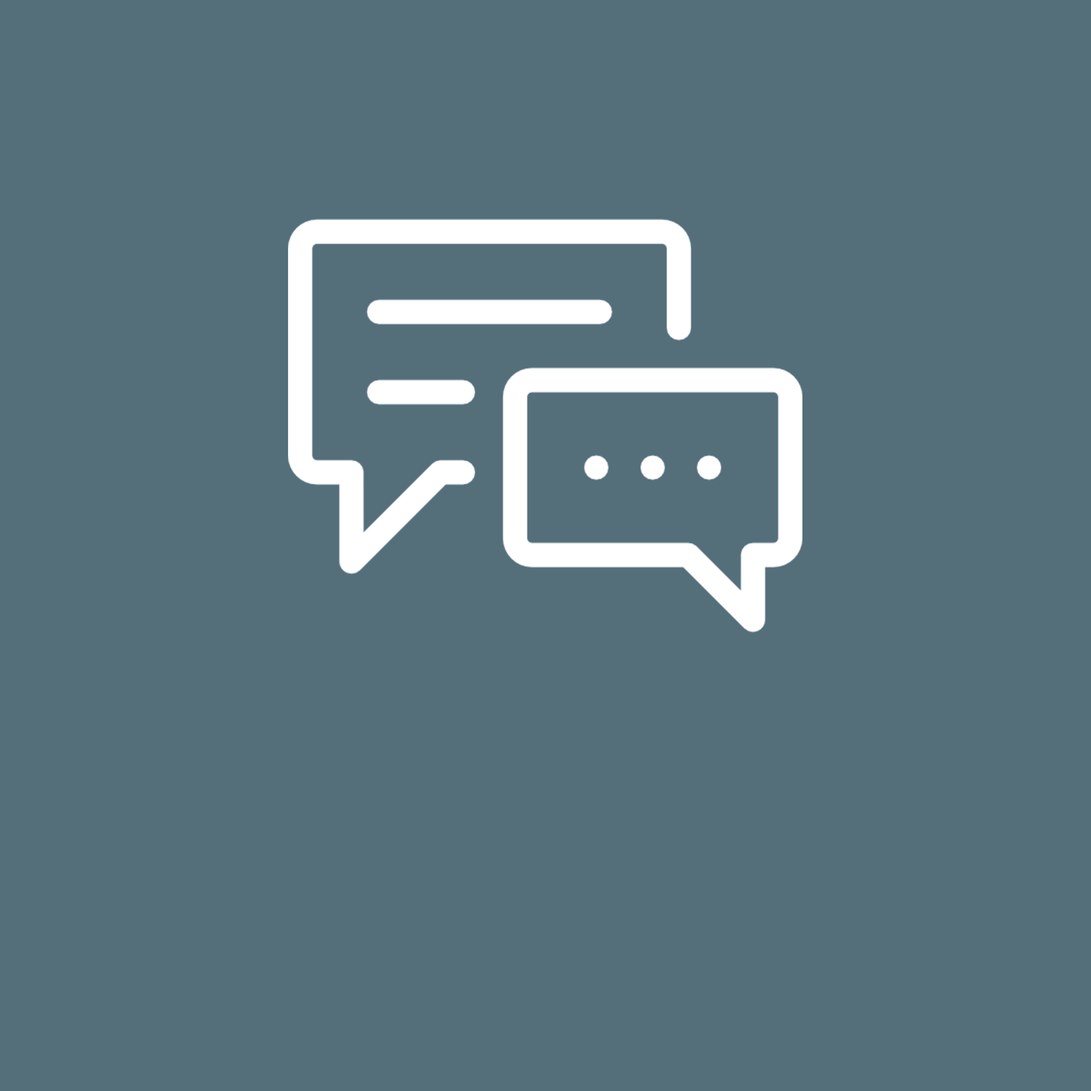
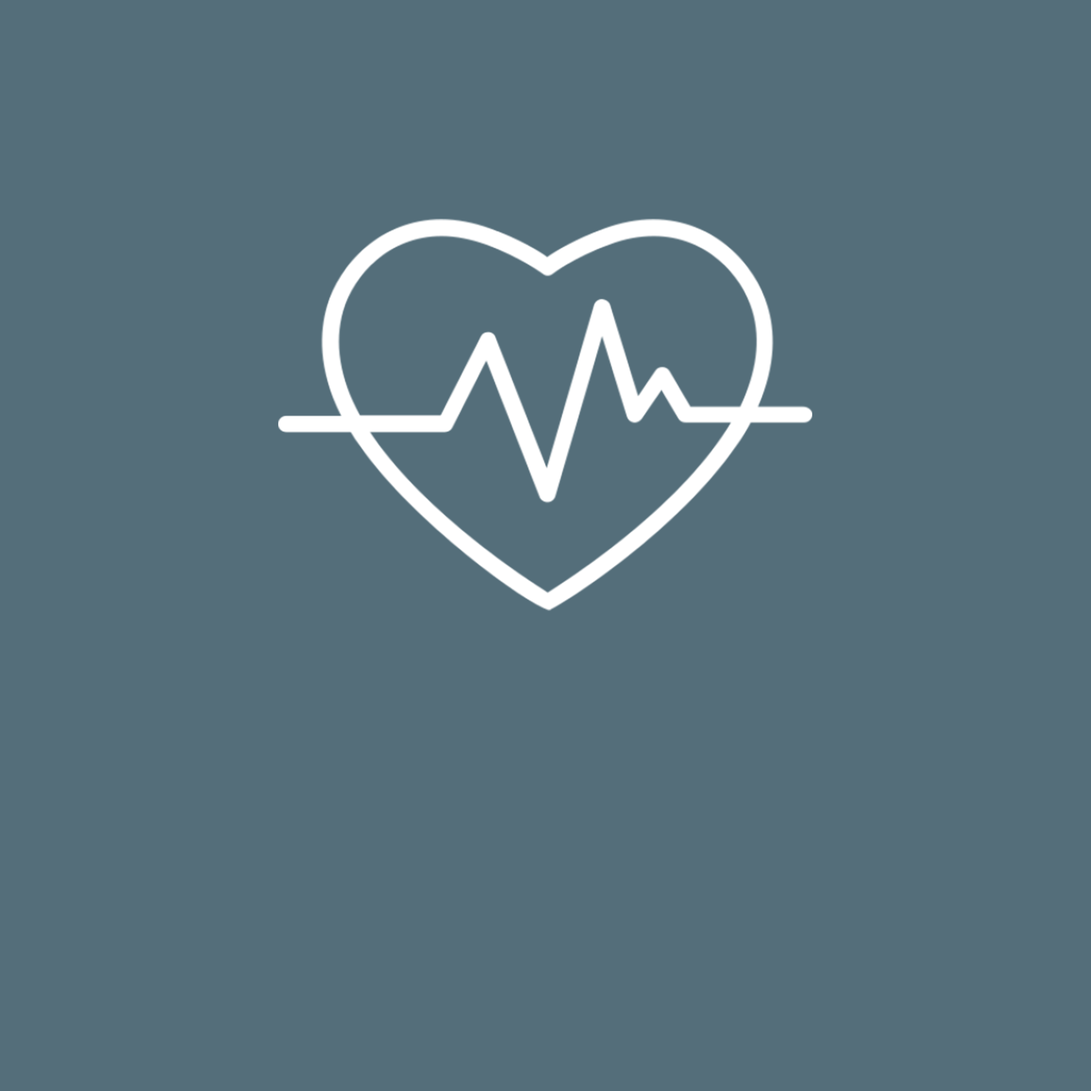
Before/after of a 1091×1091 layered artwork. What changed in the layer stack:
added layer "heart" above "calendar-interface-symbol-tool" over [left=278, top=218, right=813, bottom=612]
hid "chat (1)" over [left=288, top=218, right=803, bottom=634]
